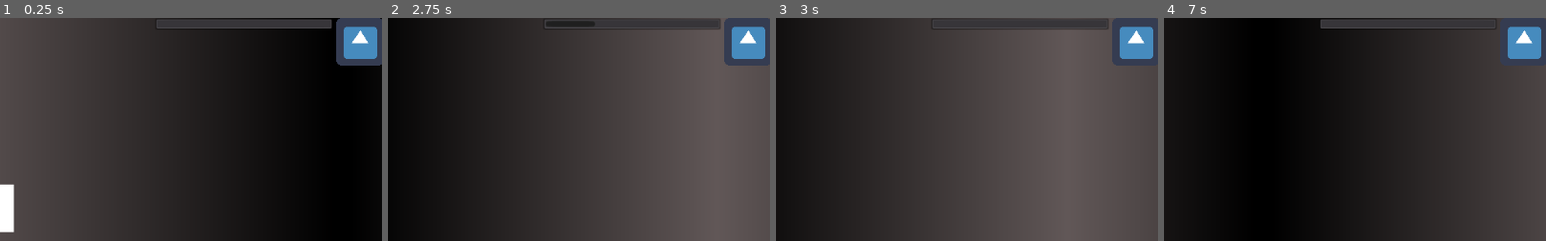
Above: before the commit, frames 1-4 (left to right).
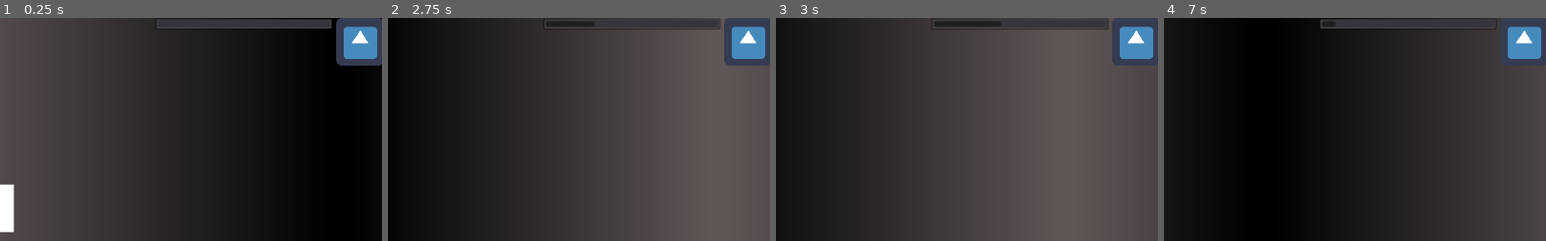
Above: after the commit, the same moments.

Repository: iniyanijoseph/Gravity
Game: Godot game, scene res://Main.tscn
Two runs of this game, one before a commit and one after it. Both use one fixed random seed, a clock stepped at 60 frames per second and the inputs below. The engine's default icon, where the game draws it, is replaced by a stand-in: a white triangle on a blue panel in a dark square.
Inputs (mouse positions are % of the whole screen's width and height, from its top left):
- Up to frame 1 (0.25 s): no input
- Up to frame 2 (2.75 s): click (7, 16) at 0.5 s; move the mouse to (72, 45) at 1.27 s; click (7, 50) at 2 s
- Up to frame 3 (3 s): click (7, 84) at 2.77 s
- Up to frame 4 (7 s): click (7, 16) at 3.52 s; move the mouse to (30, 55) at 4.27 s; move the mouse to (60, 28) at 5.02 s; move the mouse to (45, 70) at 5.77 s; move the mouse to (80, 65) at 6.52 s
The pictures show only the part of the screen within x 50-100%, y 0-50%; the shares and areas given below are measured in that part.

Frames 1-2 are identical in both runs. In frame 3, 0.3% of the frame differs, in the area x 41-59%, y 1-4%; in frame 4, less than 0.1%.

Commit message:
added gravitate + git test

Diff:
--- a/Player/Player.gd
+++ b/Player/Player.gd
@@ -19,13 +19,45 @@
 	yield(tween, "finished")
 	action_complete()
 
+var gravitateDestination = Vector2()
+
+func _input(event):
+	if event.is_action_released("ui_left_click"):
+		gravitateDestination = get_local_mouse_position()
+		print(gravitateDestination)
+		emit_signal("start_gravitation")
+
+signal start_gravitation
+
 func gravitate():
-	#Replace With Code to Gravitate to a Point
+	yield(self, "start_gravitation")
+	var speed = 1 # seconds
+
+	var tween = get_tree().create_tween()
+	tween.tween_property(self, "position", gravitateDestination, speed)
+
+	yield(tween, "finished")
+
 	action_complete()
 
-func repel():
-	#Replace With Code to Repel Enemies for a short period of Time
+
+func repel(enemies):
+	var player = self
+	var speed = 0.5 # seconds
+
+	# Create a Tween that moves each enemy away from the player
+	for enemy in enemies:
+		var direction = (enemy.position - player.position).normalized()
+		var destination = enemy.position + (direction * 100) # 100 is the distance from the player
+
+		var repel_tween = get_tree().create_tween()
+		repel_tween.tween_property(enemy, "position", enemy.position, destination, speed, Tween.TRANS_BOUNCE, Tween.EASE_OUT)
+		repel_tween.start()
+
+		yield(repel_tween, "tween_completed")
+
 	action_complete()
+
 
 # Call Whenever an action is complete to update player state
 func action_complete():
